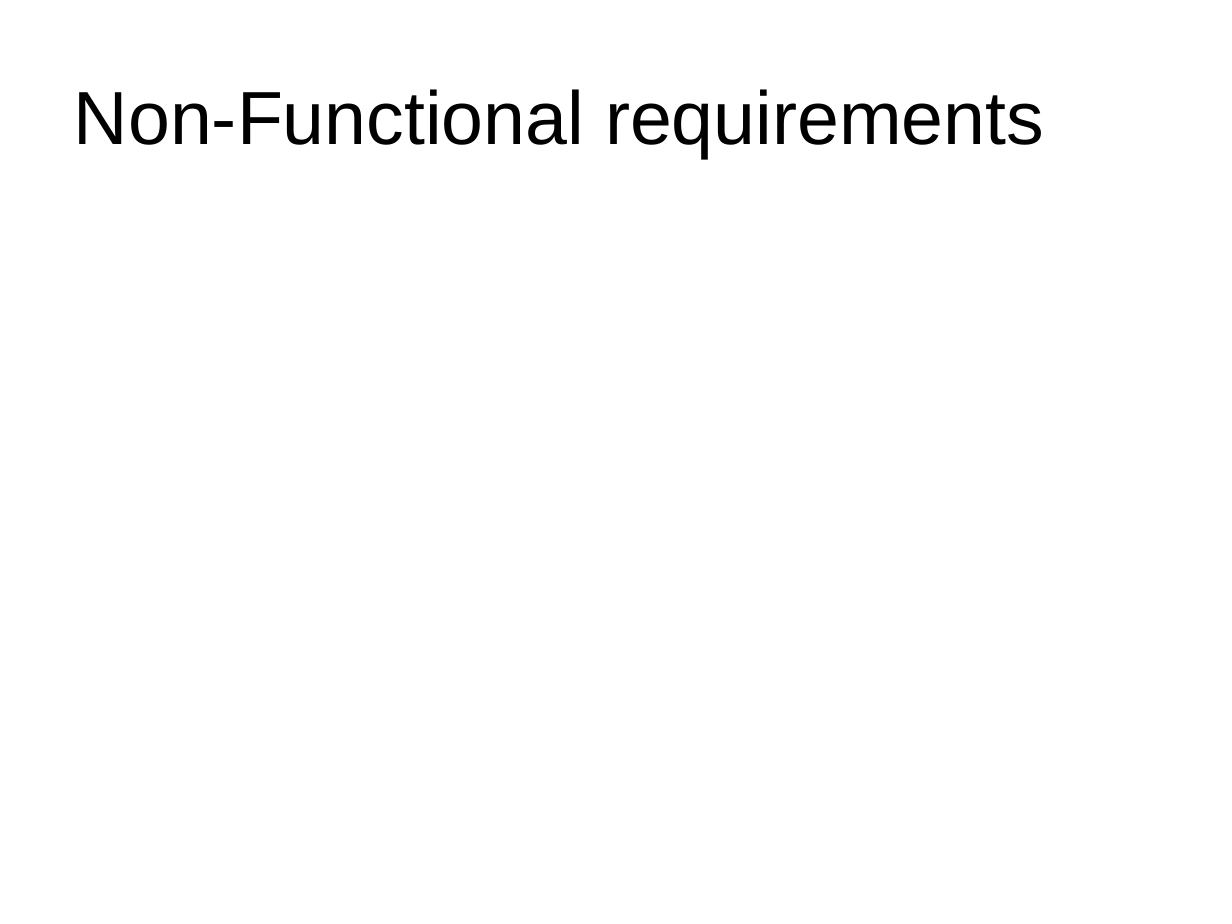
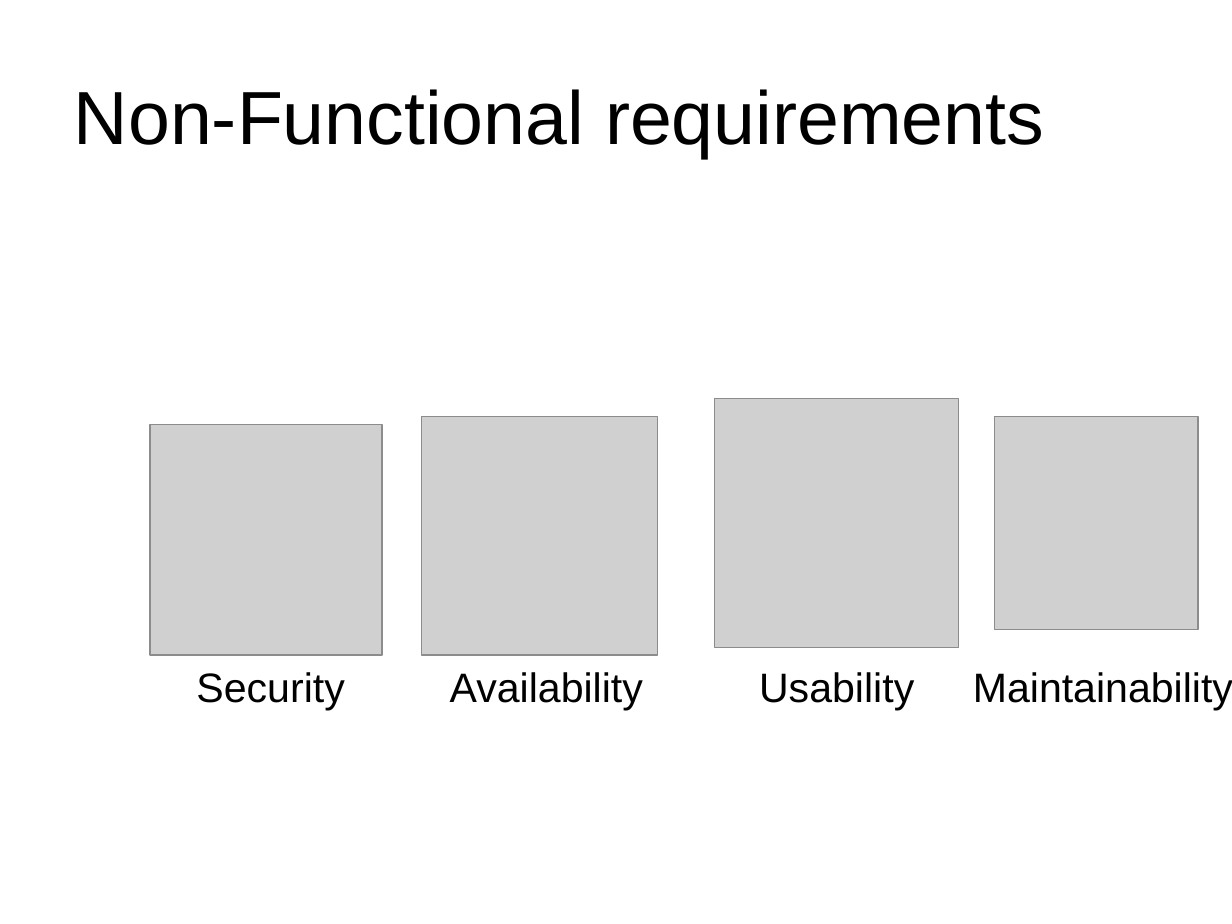
Before and after one commit to tarek-halaby/graduation_project, a slide deck: slide 18 of SRS presentation.ppt. Drawn at 1232x924 pixels with LibreOffice and Linux fonts; fonts in the diff are those of the drawing; grey boxes stand for pictures; background and template pictures are left out. Boxes give left, top, right and bottom in pixels: in the first picture for what was removed or moved away, otherwise in the second. Text is boxed around its words. In the diff, an @@ line names an element or a change of style, - is before the commit and + after.

```diff
--- a/SRS presentation.ppt
+++ b/SRS presentation.ppt
@@ picture added at box(421, 416, 658, 655) @@
@@ picture added at box(715, 399, 958, 648) @@
@@ picture added at box(994, 416, 1198, 630) @@
@@ picture added at box(150, 425, 382, 655) @@
@@ text added at box(196, 672, 344, 710), 24 pt, text #000000 @@
+Security
@@ text added at box(450, 672, 643, 710), 24 pt, text #000000 @@
+Availability
@@ text added at box(759, 672, 914, 710), 24 pt, text #000000 @@
+Usability
@@ text added at box(973, 672, 1232, 710), 24 pt, text #000000 @@
+Maintainability
```
Also in this commit, not shown: 6 other slides changed, 4 slides added, 2 slides removed.
